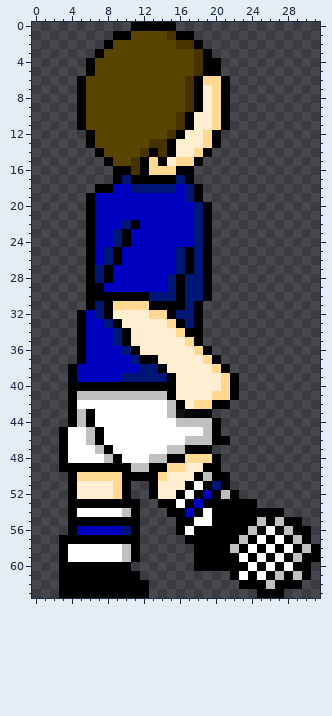
Pixel-art sprite -- sprites/images/Player_2_Schalke_2.png. This is how it looked before the edit.
The file is 32x64 pixels. Pixels under 10% opacity are left out.
Once edited:
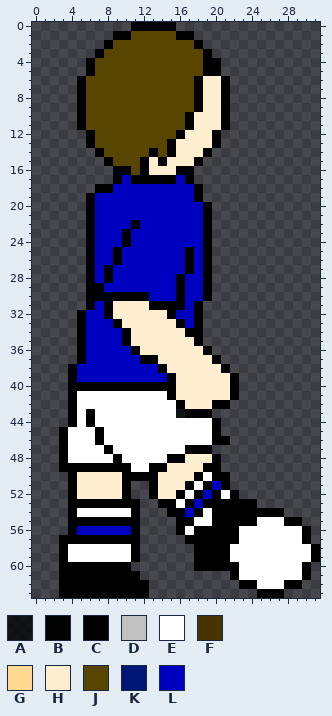
Palette (. is transparent): A #000000b8  B #000000f6  C #000000  D #c0c0c0  E #ffffff  F #473300  G #ffd991  H #ffefd0  J #574500  K #001676  L #0000c0
The edit:
The edit turns colour C into colour E in row 55 at x 26; in row 56 at x 23, 25, 27 and 29; in row 57 at x 24, 26 and 28; in row 58 at x 23, 25, 27 and 29; in row 59 at x 22, 24, 26, 28 and 30; in row 60 at x 23, 25, 27 and 29.
The edit turns colour C into colour E in row 61 at x 24, 26 and 28; in row 62 at x 25 and 27.
The edit turns colour D into colour E in row 41 at x 5 to 14; in row 42 at x 15; in row 43 at x 5 and 15; in row 44 at x 5 and 16 to 19; in row 45 at x 6 and 19; in row 46 at x 6 and 17 to 19.
The edit turns colour D into colour E in row 47 at x 7 and 15 to 16; in row 48 at x 8 and 13 to 14; in row 49 at x 11 to 12; in row 50 at x 19; in row 52 at x 21; in row 54 at x 10.
The edit turns colour D into colour E in row 55 at x 25 and 27; in row 56 at x 24 and 28; in row 57 at x 23 and 29; in row 58 at x 10, 22 and 30; in row 59 at x 10 and 29; in row 61 at x 27 and 29.
The edit turns colour D into colour E in row 62 at x 26.
The edit turns colour G into colour H in row 6 at x 19 to 20; in rows 7 to 11 at x 20; in rows 12 to 13 at x 19; in row 14 at x 18; in row 15 at x 13 and 16 to 17; in row 16 at x 13 to 15.
The edit turns colour G into colour H in row 31 at x 9 to 12; in row 32 at x 13 to 14; in row 33 at x 15; in row 34 at x 16; in row 35 at x 17; in row 36 at x 18.
The edit turns colour G into colour H in row 37 at x 19; in row 38 at x 20; in rows 39 to 40 at x 21; in row 41 at x 20 to 21; in row 42 at x 18 to 19; in row 48 at x 17 to 19.
The edit turns colour G into colour H in row 49 at x 15 to 16; in row 50 at x 5 to 9 and 14; in rows 51 to 52 at x 9.
The edit turns colour F into colour J in row 1 at x 15; in row 2 at x 16 to 17; in rows 3 to 5 at x 18; in rows 6 to 9 at x 17; in rows 10 to 11 at x 16; in row 12 at x 15.
The edit turns colour F into colour J in row 13 at x 13 to 14; in row 14 at x 12 and 14; in rows 15 to 16 at x 11.
The edit turns colour K into colour L in row 17 at x 10 and 16; in row 18 at x 11 to 15 and 17; in row 19 at x 17; in rows 20 to 21 at x 18; in row 22 at x 10 and 18; in rows 23 to 24 at x 9 and 18.
The edit turns colour K into colour L in rows 25 to 26 at x 8, 16 and 18; in row 27 at x 7, 16 and 18; in row 28 at x 7, 15 and 17 to 18; in row 29 at x 15 and 17 to 18; in row 30 at x 13 to 15 and 17 to 18; in row 31 at x 7 and 17.
The edit turns colour K into colour L in row 32 at x 7 and 16 to 17; in row 33 at x 8 and 17; in rows 34 to 35 at x 9; in row 36 at x 10; in row 37 at x 11; in row 38 at x 12 to 13.
The edit turns colour K into colour L in row 39 at x 10 to 14; in row 51 at x 20; in row 56 at x 10.
Where, in picture pixels (left, top, right, bottom), the same in both pictures:
changed: (77, 31, 311, 589)
